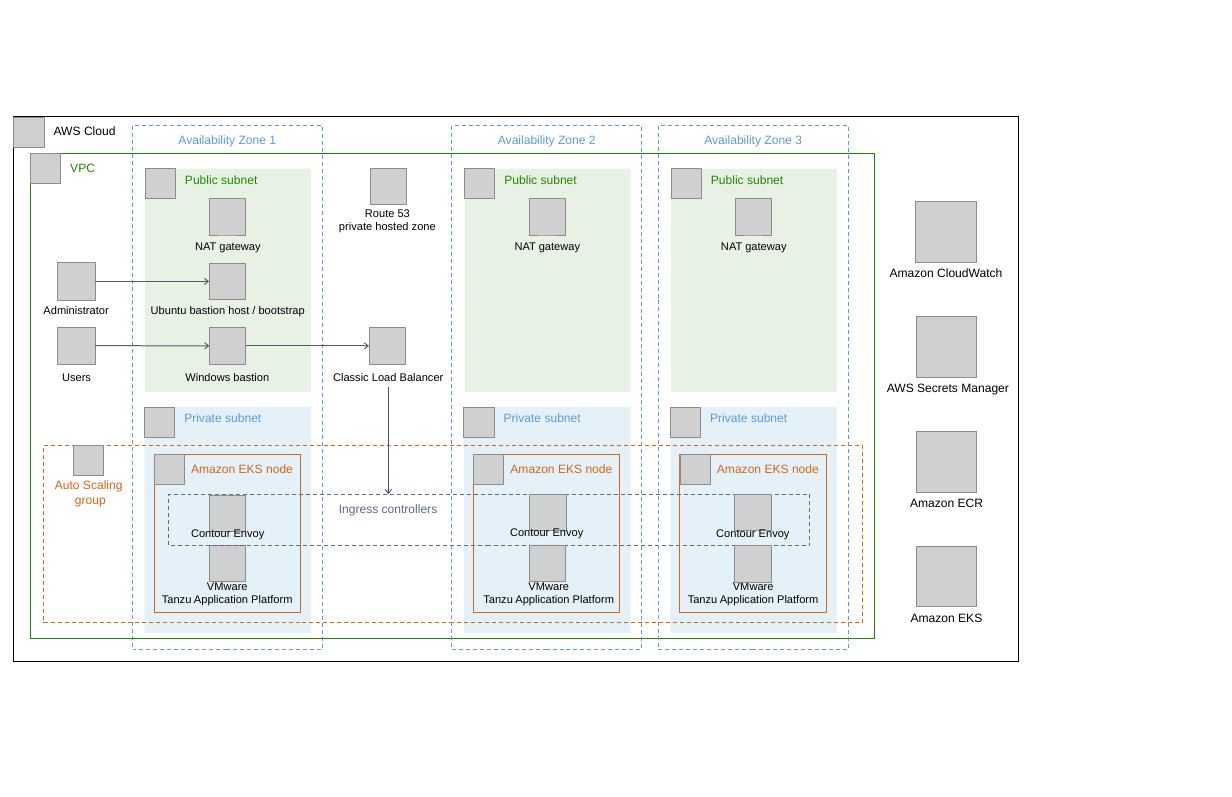
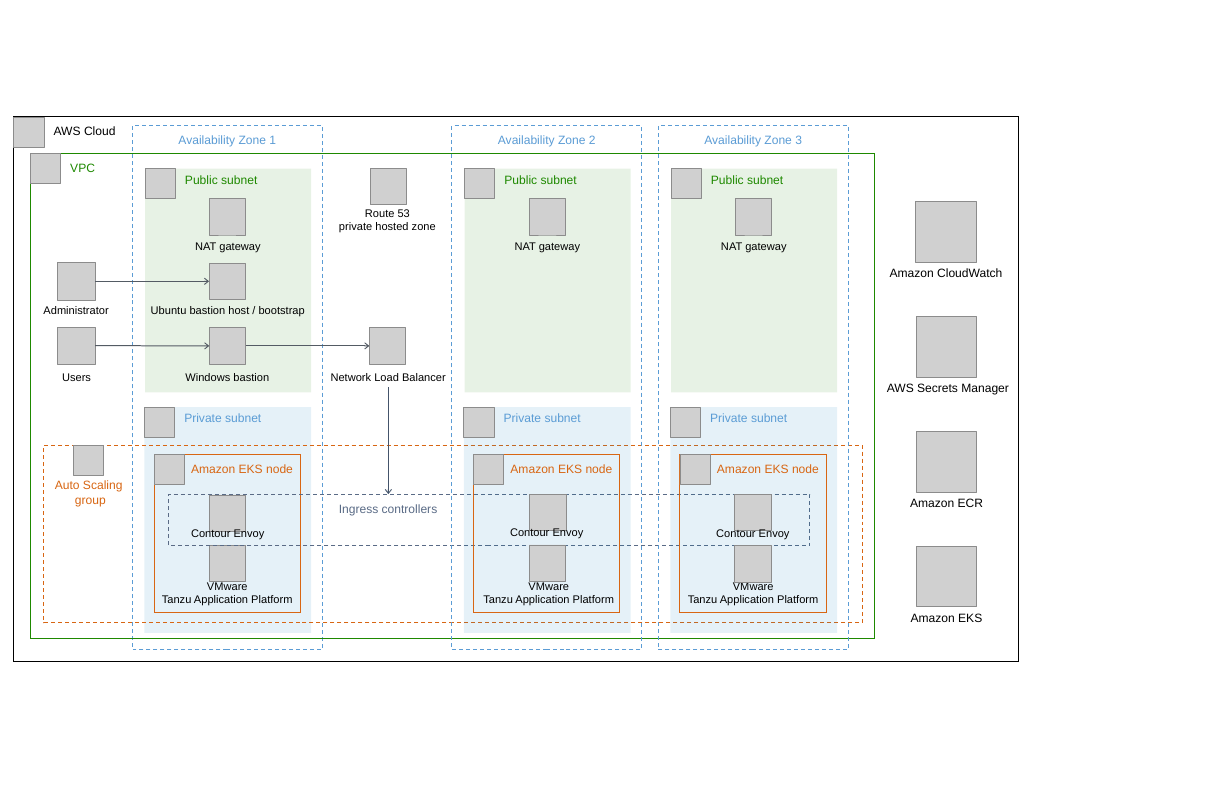
Before and after one commit to aws-quickstart/quickstart-vmware-tanzu-application-platform, a slide deck: slide 1 of docs/deployment_guide/images/architecture-diagram.pptx. Drawn at 1232x797 pixels with LibreOffice and Linux fonts; fonts in the diff are those of the drawing; grey boxes stand for pictures. Boxes give left, top, right and bottom in pixels: in the first picture for what was removed or moved away, otherwise in the second. Text is boxed around its words. In the diff, an @@ line names an element or a change of style, - is before the commit and + after.

```diff
--- a/docs/deployment_guide/images/architecture-diagram.pptx
+++ b/docs/deployment_guide/images/architecture-diagram.pptx
@@ text at <box>331,373,446,381</box>: text changed @@
-Classic Load Balancer
+Network Load Balancer
```
Also in this commit, not shown: 2 other files.
